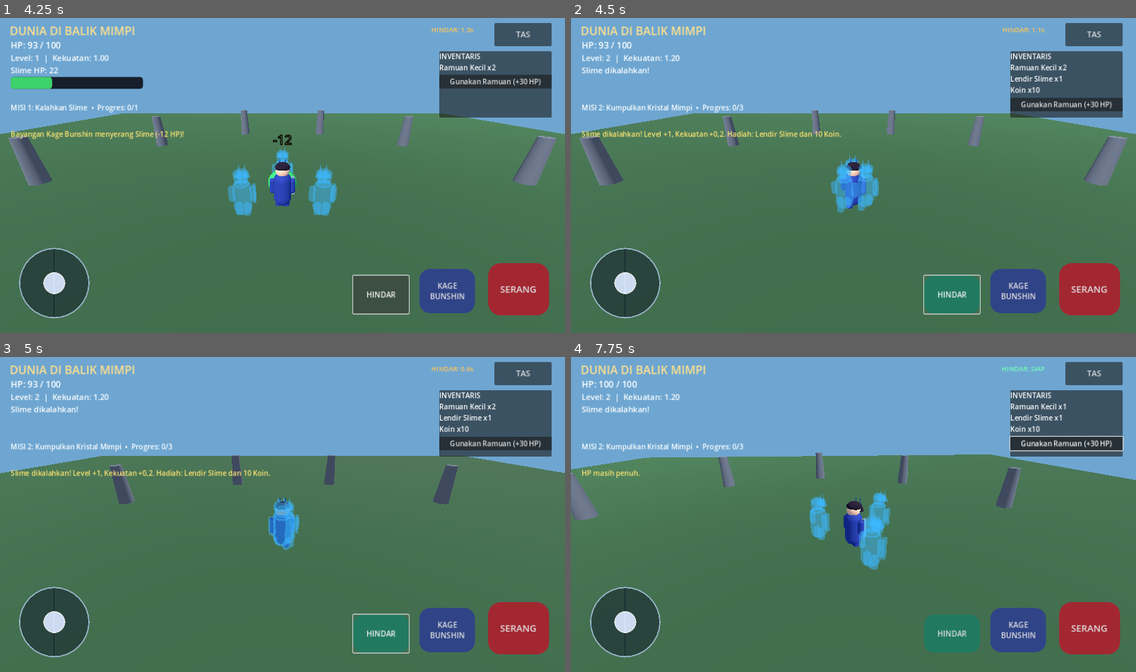
Above: before the commit, frames 1-4 (two rows, left to right).
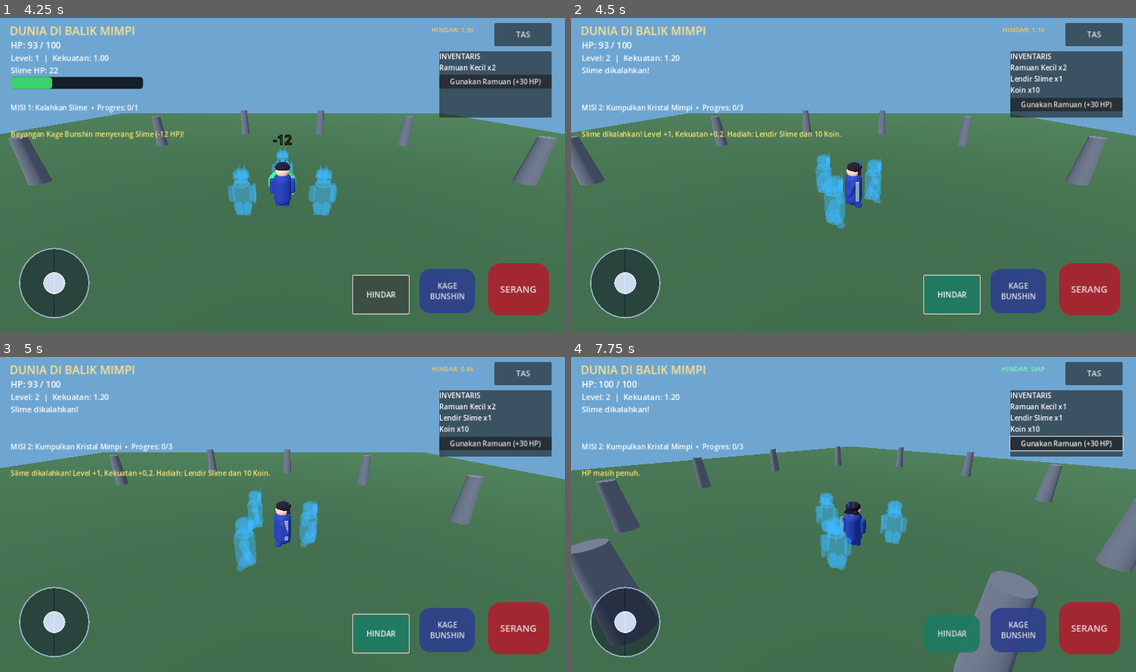
Above: after the commit, the same moments.

Repository: anjingsayang80-ui/Dunia-di-Balik-Mimpi
Game: Godot game, scene res://scenes/main.tscn
Two runs of this game, one before a commit and one after it. Both use one fixed random seed, a clock stepped at 60 frames per second and the inputs below.
Inputs (mouse positions are in pixels of both pictures, inside the frame that each line leads up to):
- Up to frame 1 (4.25 s): click "TAS" at 0.5 s; click "Gunakan Ramuan (+30 HP)" at 1.25 s; click "SERANG" at 2 s; click "KAGE BUNSHIN" at 2.75 s; click "HINDAR" at 3.5 s
- Up to frame 2 (4.5 s): move the mouse to (977, 159) at 4.27 s; hold Right (ui_right) from 4.28 s (still down); click (977, 159) at 4.42 s
- Up to frame 3 (5 s): keep holding Right (ui_right)
- Up to frame 4 (7.75 s): release Right (ui_right) at 5 s; drag from (740, 530) to (825, 577) at 5.02 s; click "Gunakan Ramuan (+30 HP)" at 5.75 s; tap Enter at 6.5 s; move the mouse to (910, 442) at 6.52 s; hold Right (ui_right) 6.53-7.25 s; drag from (825, 577) to (684, 464) at 7.27 s

Frame 1 is identical in both runs. In frame 2, 4.9% of the frame differs, in the area x 0-100%, y 29-67%; in frame 3, 4.8%; in frame 4, 11%, in the area x 0-100%, y 28-100%.

Commit message:
Fix joystick movement by decoupling camera yaw from player rotation

Diff:
--- a/android-game/scripts/main.gd
+++ b/android-game/scripts/main.gd
@@ -109,8 +109,8 @@
 
     camera_pivot = Node3D.new()
     camera_pivot.name = "CameraPivot"
-    camera_pivot.position = Vector3(0, 1.1, 0)
-    hero.add_child(camera_pivot)
+    camera_pivot.position = hero.global_position + Vector3(0, 1.1, 0)
+    add_child(camera_pivot)
     camera_node = Camera3D.new()
     camera_node.position = Vector3(0, 4.4, 9)
     camera_node.rotation_degrees.x = -23.0
@@ -554,6 +554,8 @@
         clone_button.disabled = false
         clone_button.text = "KAGE\nBUNSHIN"
     if is_instance_valid(hero):
+        # Kamera mengikuti posisi pemain, tetapi yaw-nya tidak ikut berputar saat pemain menghadap arah gerak.
+        camera_pivot.global_position = hero.global_position + Vector3(0, 1.1, 0)
         hero.mobile_move = move_vector
         if hero.hp <= 0:
             hero.hp = 100
